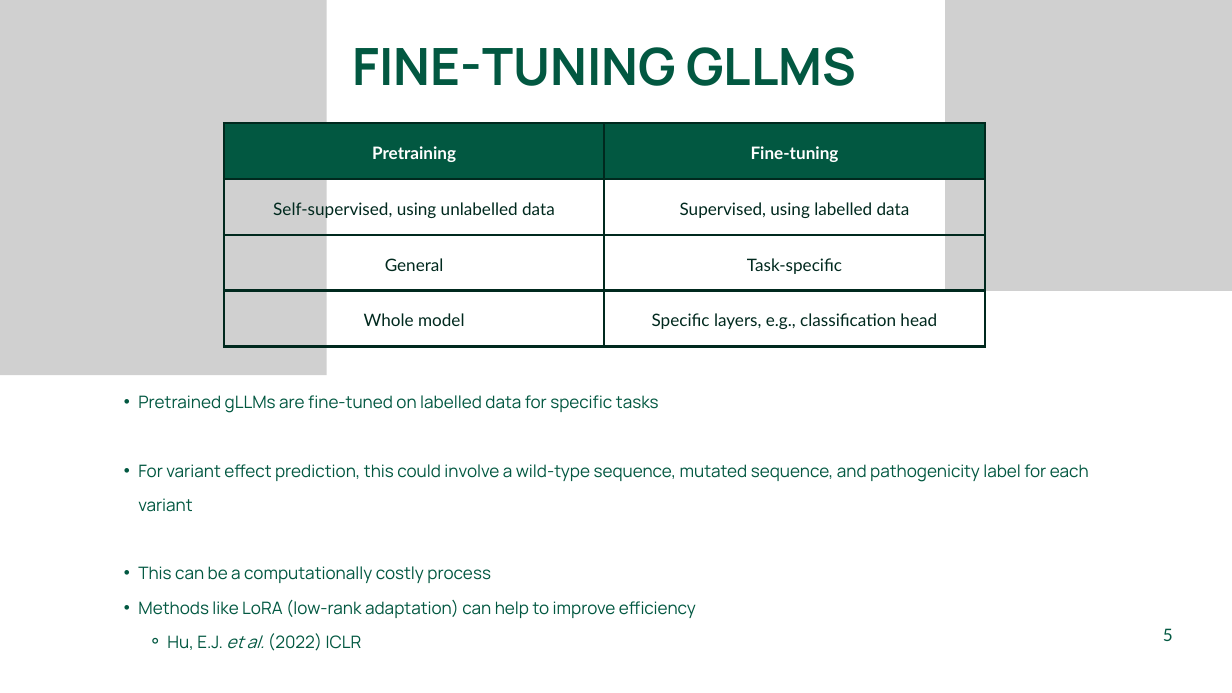
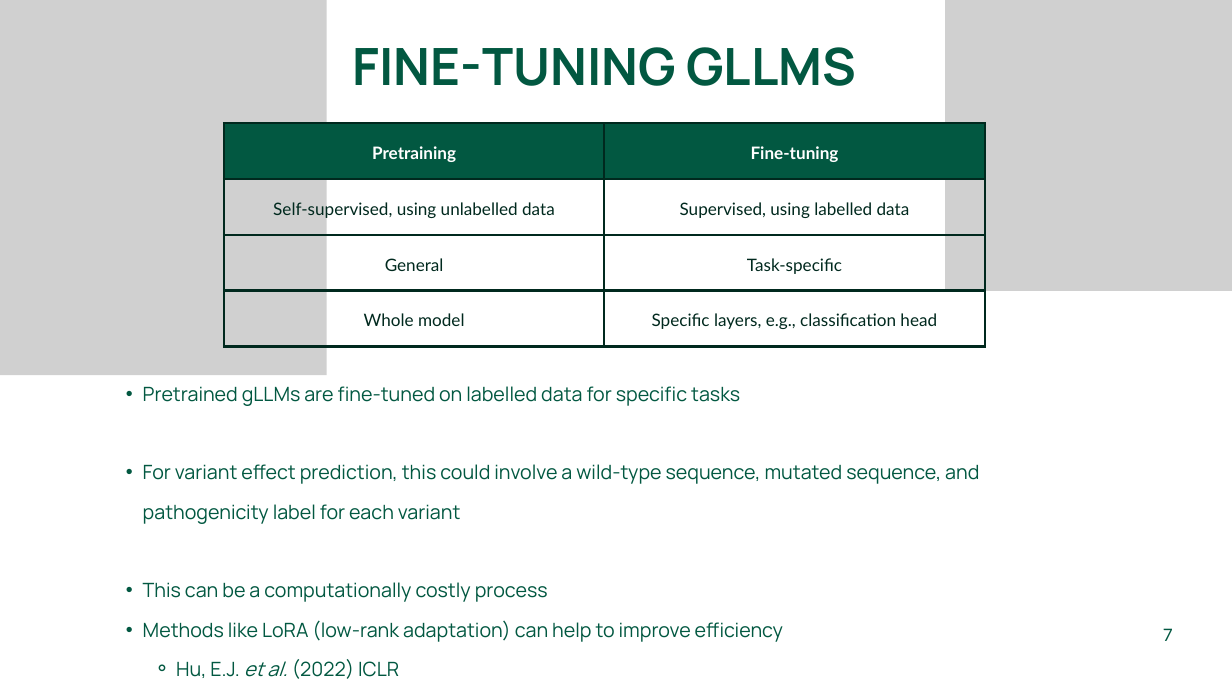
Before and after one commit to manyan-huang/genomic-llms-in-practice, a slide deck: slide 7 of Lectures/2_Training_gLLMs.pptx (slide 5 before the commit). Drawn at 1232x693 pixels with LibreOffice and Linux fonts; fonts in the diff are those of the drawing; grey boxes stand for pictures. Boxes give left, top, right and bottom in pixels: in the first picture for what was removed or moved away, otherwise in the second. Text is boxed around its words. In the diff, an @@ line names an element or a change of style, - is before the commit and + after.

```diff
--- a/Lectures/2_Training_gLLMs.pptx
+++ b/Lectures/2_Training_gLLMs.pptx
@@ text "Pretrained gLLMs are fine-tuned on ...": place and size @@
-text "Pretrained gLLMs are fine-tuned on ..." at box(138, 395, 1089, 651)
+text "Pretrained gLLMs are fine-tuned on ..." at box(143, 386, 979, 679)
@@ text "Pretrained gLLMs are fine-tuned on ..." at box(143, 386, 979, 679): size 20 to 23 pt; indent changed; line spacing 40pt to 46pt @@
@@ text at box(1163, 628, 1173, 641): text changed @@
-5
+7
```
Also in this commit, not shown: 2 other slides changed, 3 slides added, 1 slide removed.
